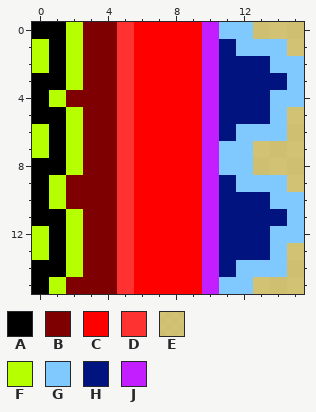
Pixel-art sprite -- MenuSide.png. The first picture shows the starting point.
The file is 16x16 pixels. Colours within 5 levels of each other are drawn and written as one.
Palette (. is transparent): A #000000  B #7f0000  C #ff0000  D #ff3232  E #ffeb7fc0  F #b6ff00  G #7fc9ff  H #00137f  J #c31eff
Pixels before, first column x 0:
 0 AAFBBDCCCCJGGEEE
 1 FAFBBDCCCCJHGGGE
 2 FAFBBDCCCCJHHHGG
 3 AAFBBDCCCCJHHHHG
 4 AFBBBDCCCCJHHHGG
 5 AAFBBDCCCCJHHHGE
 6 FAFBBDCCCCJHGGGE
 7 FAFBBDCCCCJGGEEE
 8 AAFBBDCCCCJGGEEE
 9 AFBBBDCCCCJHGGGE
10 AFBBBDCCCCJHHHGG
11 AAFBBDCCCCJHHHHG
12 FAFBBDCCCCJHHHGG
13 FAFBBDCCCCJHHHGE
14 AAFBBDCCCCJHGGGE
15 AFBBBDCCCCJGGEEE
Now the later version:
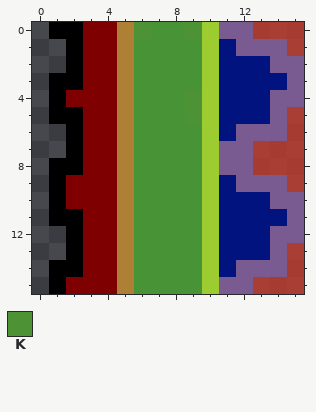
Colours new in this view: K #4d9234
Changes in this commit:
colour C: #ff0000 -> #479335
colour D: #ff3232 -> #ae8035
colour E: #ffeb7fc0 -> #c93c2bc0
colour G: #7fc9ff -> #7a5b91
colour J: #c31eff -> #9dcc30
Changed rows in their new state; - is a pixel that keeps its letter.
first column x 0:
 0 .-A---K--K
 1 ..A-------
 2 ..A-------
 3 .-A-------
 4 .A-------K
 5 .-A------K
 6 ..A-------
 7 ..A-------
 8 .-A-------
 9 .A--------
10 .A--------
11 .-A-------
12 ..A-------
13 ..A-------
14 .-A-------
15 .A--------
Changed places in both pictures, as pixel boxes (x1, y1, x2, y2):
changed: (32, 22, 304, 294)
